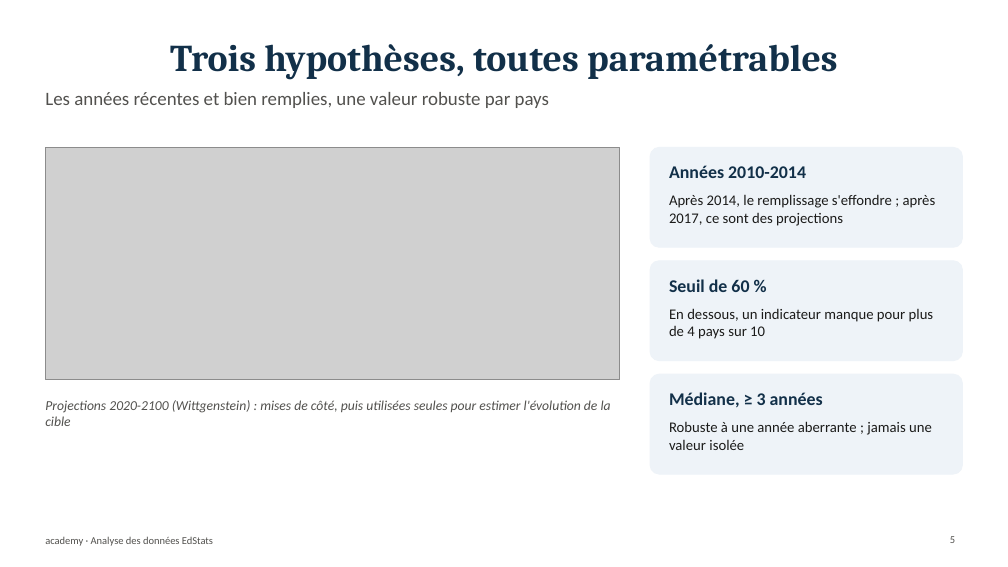
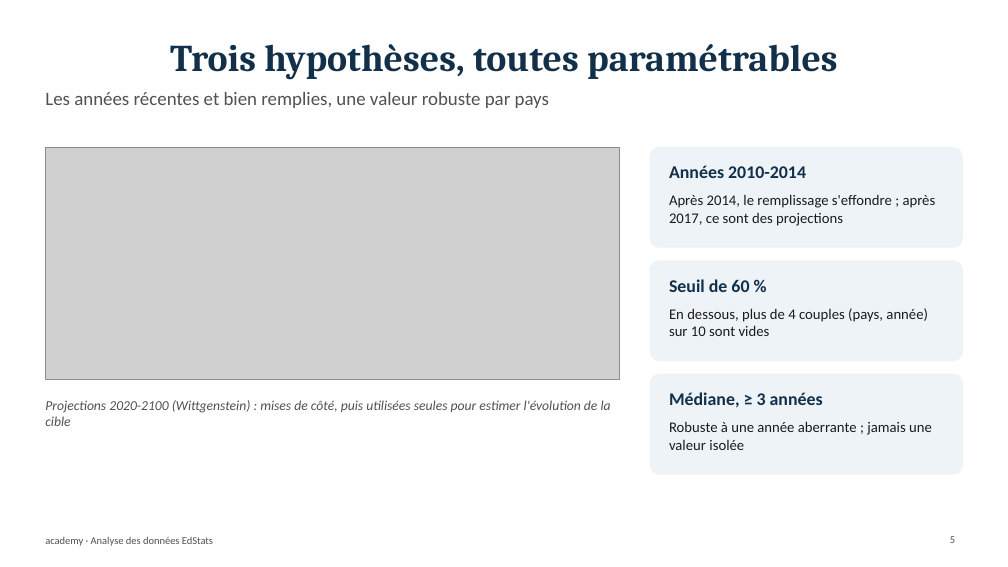
Before and after one commit to gwils28/Mentoring_OC, a slide deck: slide 5 of Data-Engineer/P01-analyse-systemes-educatifs/presentation/academy_expansion_edstats.pptx. Drawn at 1008x567 pixels with LibreOffice and Linux fonts; fonts in the diff are those of the drawing; grey boxes stand for pictures. Boxes give left, top, right and bottom in pixels: in the first picture for what was removed or moved away, otherwise in the second. Text is boxed around its words. In the diff, an @@ line names an element or a change of style, - is before the commit and + after.

```diff
--- a/Data-Engineer/P01-analyse-systemes-educatifs/presentation/academy_expansion_edstats.pptx
+++ b/Data-Engineer/P01-analyse-systemes-educatifs/presentation/academy_expansion_edstats.pptx
@@ text at box(669, 308, 928, 336): text changed @@
-En dessous, un indicateur manque pour plus de 4 pays sur 10
+En dessous, plus de 4 couples (pays, année) sur 10 sont vides
```
Also in this commit, not shown: 2 other slides changed, 1 other file.
